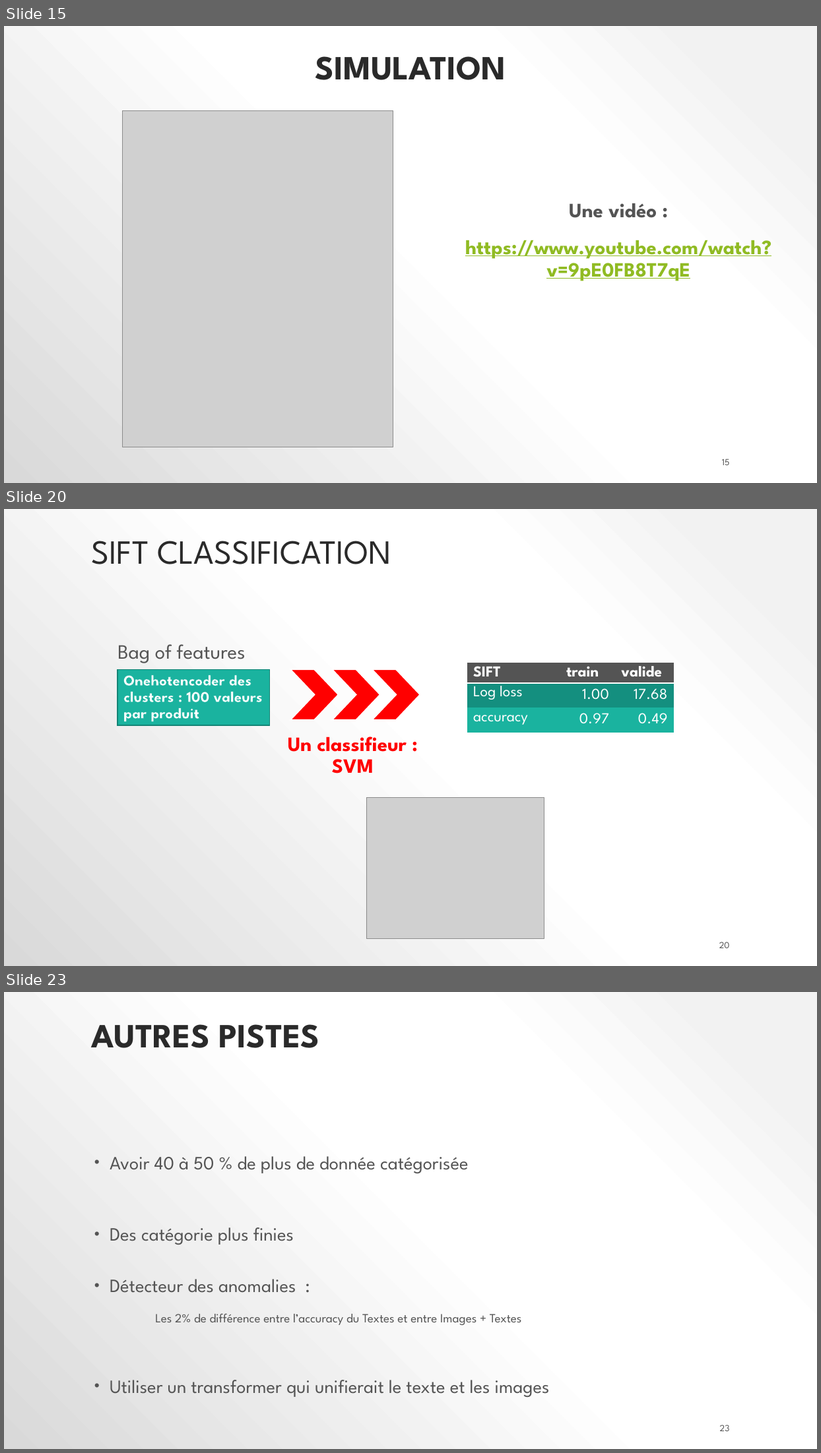
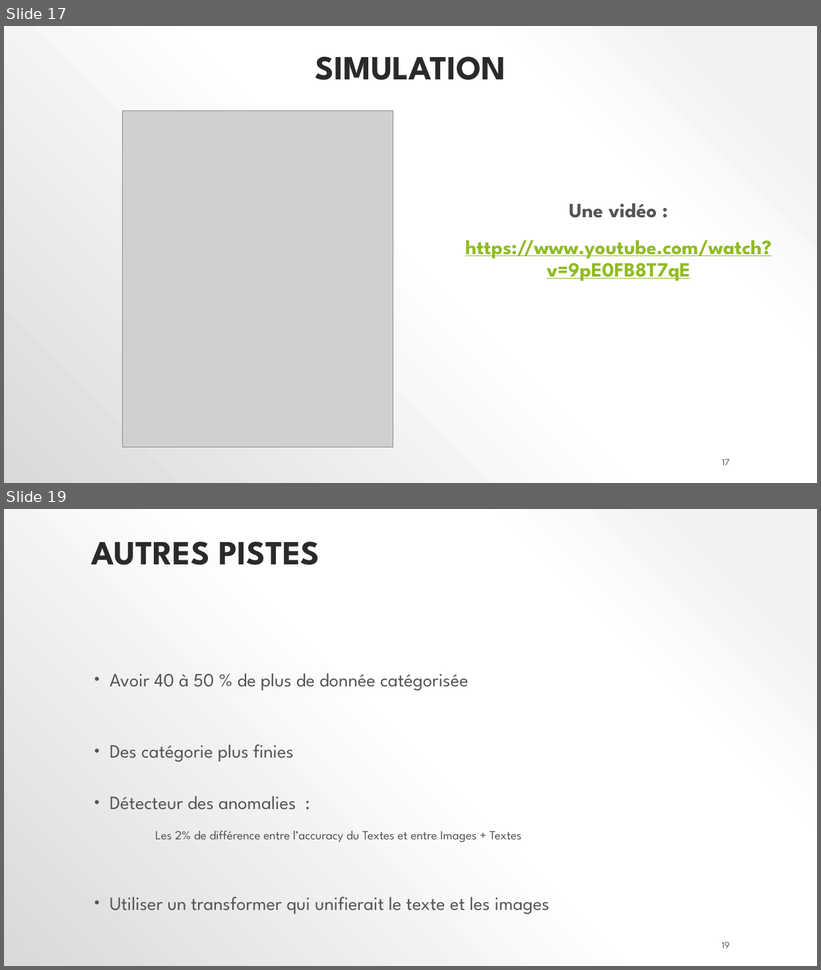
Before and after one commit to polo1093/Credit-Default-Customer-Scoring-Dashboard, a slide deck: P7_02_support.pptx. Shown one above the other, each under a label of ours: slides 15, 20 and 23 before the commit, slides 17 and 19 after it; the slides between them are not shown. The pictures are 821x1453 and 821x970 pixels, drawn with LibreOffice and Linux fonts; fonts in the diff are those of the drawing; grey boxes stand for pictures. Boxes give left, top, right and bottom in pixels: in the first picture for what was removed or moved away, otherwise in the second. Text is boxed around its words. In the diff, an @@ line names an element or a change of style, - is before the commit and + after.

```diff
--- a/P7_02_support.pptx
+++ b/P7_02_support.pptx
@@ slide 20 removed at (4,509,817,966), background gradient #F2F2F2 to #FFFFFF to #D9D9D9 @@
@@ title removed at (91,541,391,564) @@
-SIFT CLASSIFICATION
@@ text removed at (118,644,246,663) @@
-Bag of features
@@ table removed at (467,663,674,737), 3 rows, 3 columns @@
-SIFT | train | valide
-Log loss | 1.00 | 17.68
-accuracy | 0.97 | 0.49
@@ rectangle removed at (118,669,270,725) @@
-Onehotencoder des clusters : 100 valeurs par produit
@@ chevron removed at (290,669,339,720) @@
@@ chevron removed at (332,669,380,720) @@
@@ chevron removed at (372,669,420,720) @@
@@ text removed at (288,737,407,774) @@
-Un classifieur :
-SVM
@@ picture removed at (366,798,544,940) @@
@@ page number removed at (719,942,730,949) @@
-20
@@ what was slide 15 is now slide 17 @@
@@ page number at (722,459,730,466): text changed @@
-15
+17
@@ what was slide 23 is now slide 19 @@
@@ page number at (722,942,730,949): text changed @@
-23
+19
```
Also in this commit, not shown: 7 slides changed, 3 slides added, 6 other slides removed, 2 other files.
